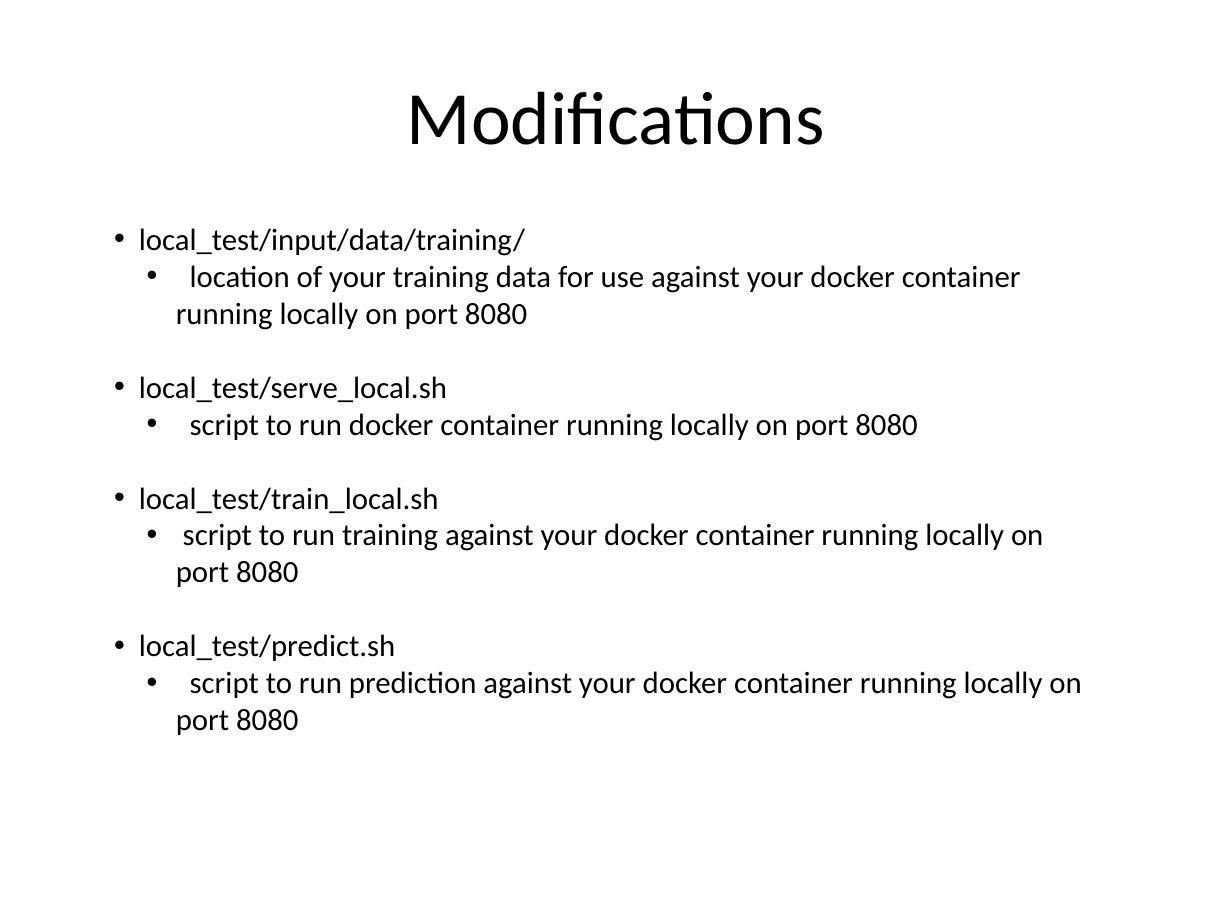
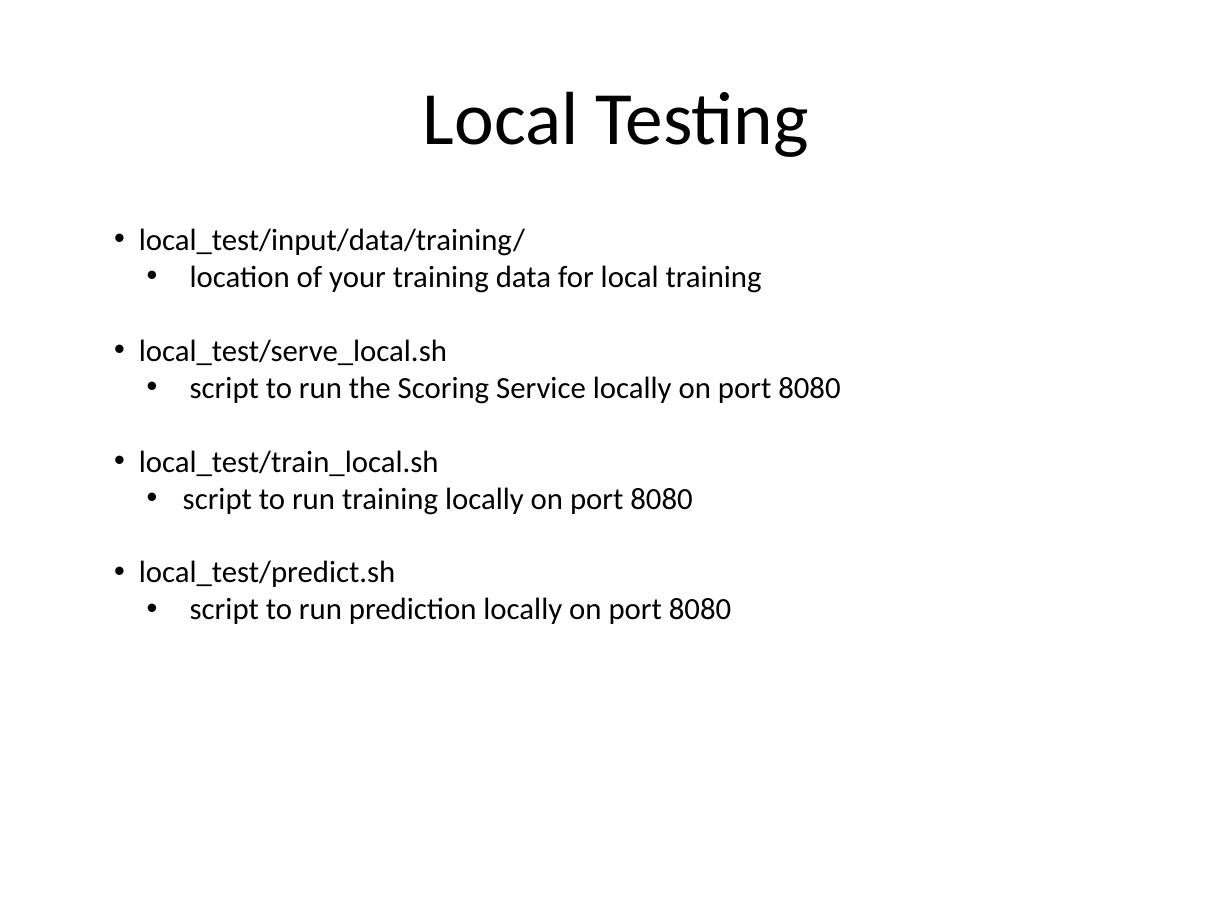
Before and after one commit to kskalvar/aws-sagemaker-planesnet-tflearn-bring-your-own-container, a slide deck: slide 10 of slides/AWS-Sagemaker-Planesnet-TFLearn-Bring-Your-Own-Container.pptx (slide 9 before the commit). Drawn at 1232x924 pixels with LibreOffice and Linux fonts; fonts in the diff are those of the drawing. Boxes give left, top, right and bottom in pixels: in the first picture for what was removed or moved away, otherwise in the second. Text is boxed around its words. In the diff, an @@ line names an element or a change of style, - is before the commit and + after.

Commit message:
Update Slides

```diff
--- a/slides/AWS-Sagemaker-Planesnet-TFLearn-Bring-Your-Own-Container.pptx
+++ b/slides/AWS-Sagemaker-Planesnet-TFLearn-Bring-Your-Own-Container.pptx
@@ title at bbox=[423, 91, 809, 157]: text changed @@
-Modifications
+Local Testing
@@ text at bbox=[190, 265, 762, 293]: text changed @@
-  • location of your training data for use against your docker container running locally on port 8080
+  • location of your training data for local training
@@ text at bbox=[190, 376, 840, 404]: text changed @@
-  • script to run docker container running locally on port 8080
+  • script to run the Scoring Service locally on port 8080
@@ text at bbox=[183, 487, 692, 515]: text changed @@
-  • script to run training against your docker container running locally on port 8080
+  • script to run training locally on port 8080
@@ text at bbox=[190, 597, 731, 624]: text changed @@
-  • script to run prediction against your docker container running locally on port 8080
+  • script to run prediction locally on port 8080
```
Also in this commit, not shown: 5 other slides changed, 1 slide added.
